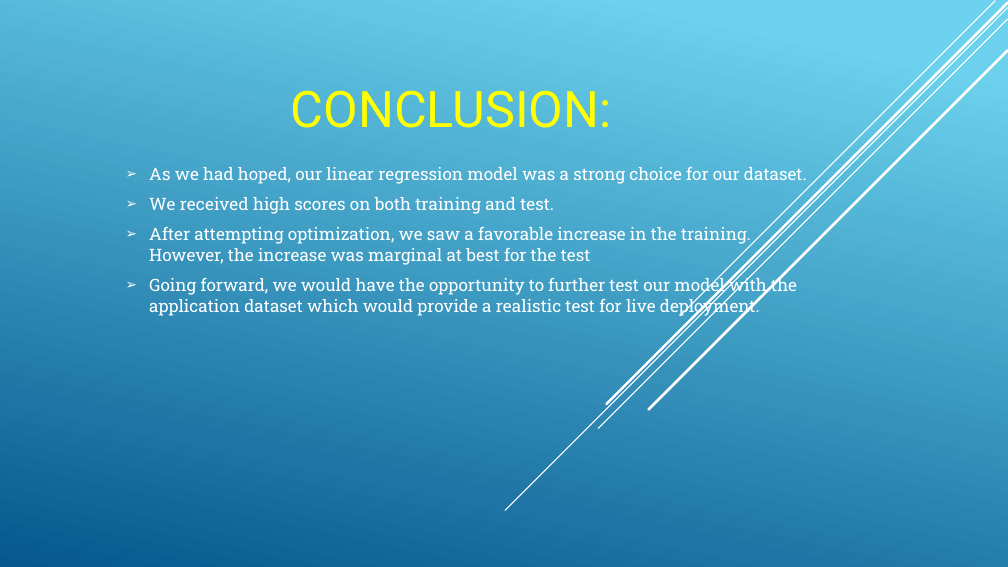
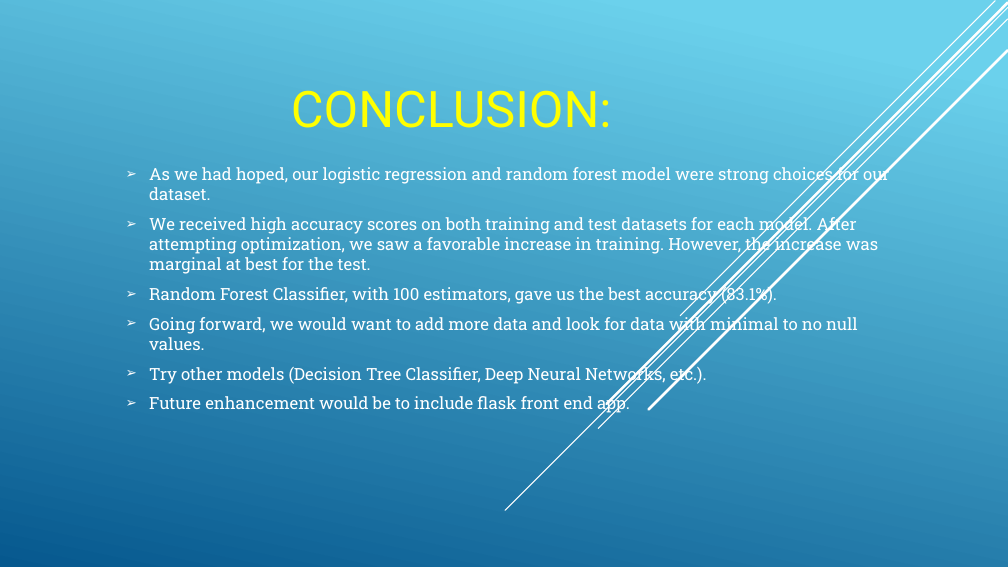
Before and after one commit to rashmirekha27/Loan_Officers, a slide deck: slide 16 of Project4_presentation.pptx (slide 15 before the commit). Drawn at 1008x567 pixels with LibreOffice and Linux fonts; fonts in the diff are those of the drawing. Boxes give left, top, right and bottom in pixels: in the first picture for what was removed or moved away, otherwise in the second. Text is boxed around its words. In the diff, an @@ line names an element or a change of style, - is before the commit and + after.

Commit message:
Changed up Conclusion and Project challenges slides

```diff
--- a/Project4_presentation.pptx
+++ b/Project4_presentation.pptx
@@ text at (149, 165, 889, 414): text changed; size 16.3 to 16 pt @@
-➢ As we had hoped, our linear regression model was a strong choice for our dataset.
-➢ We received high scores on both training and test.
-➢ After attempting optimization, we saw a favorable increase in the training. However, the increase was marginal at best for the test
-➢ Going forward, we would have the opportunity to further test our model with the application dataset which would provide a realistic test for live deployment.
+➢ As we had hoped, our logistic regression and random forest model were strong choices for our dataset.
+➢ We received high accuracy scores on both training and test datasets for each model. After attempting optimization, we saw a favorable increase in training. However, the increase was marginal at best for the test.
+➢ Random Forest Classifier, with 100 estimators, gave us the best accuracy (83.1%).
+➢ Going forward, we would want to add more data and look for data with minimal to no null values.
+➢ Try other models (Decision Tree Classifier, Deep Neural Networks, etc.).
+➢ Future enhancement would be to include flask front end app.
```
Also in this commit, not shown: 1 other slide changed, 1 other file.
